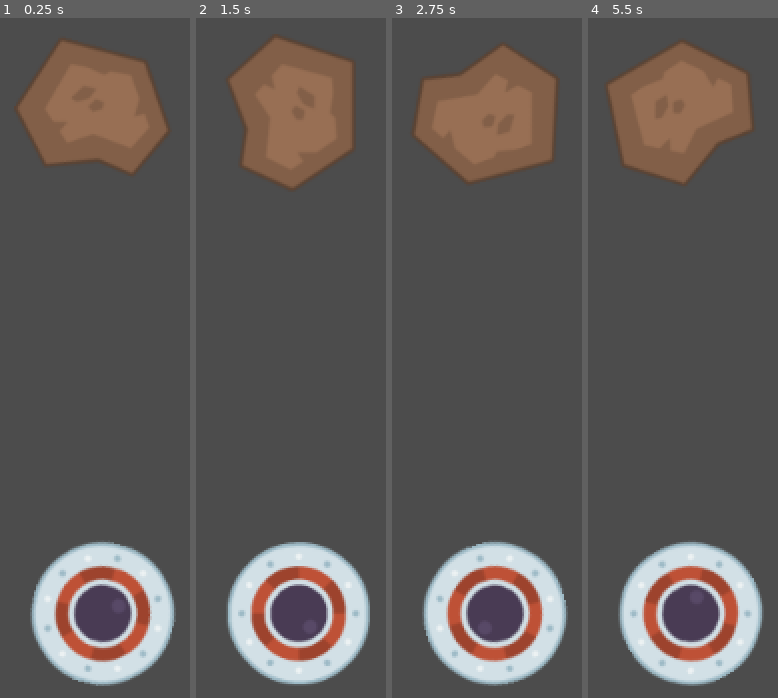
Above: before the commit, frames 1-4 (left to right).
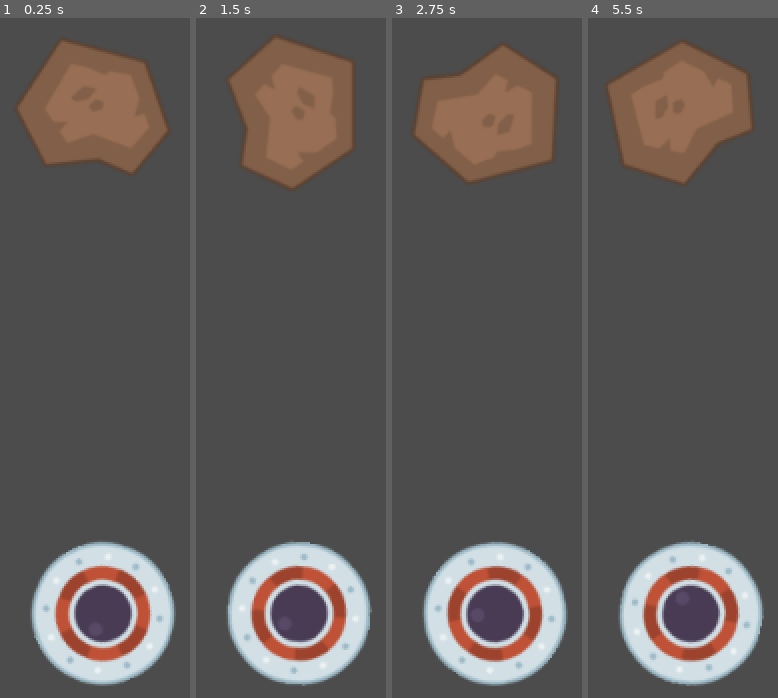
Above: after the commit, the same moments.

Repository: brendankhoury/To-the-moon-and-hack
Game: Godot game, scene res://Src/Main.tscn
Same seed, same stepped clock (60 frames per second), same inputs: the game is played once before the commit and once after it.
Inputs:
- Up to frame 1 (0.25 s): no input
- Up to frame 2 (1.5 s): tap Space (tap) at 0.6, 1.35 s
- Up to frame 3 (2.75 s): tap Space (tap) at 2.1 s
- Up to frame 4 (5.5 s): tap Space (tap) every 0.75 s from 2.85 to 5.1 s

The runs differ from the first frame. In frame 1, 2.5% of the frame differs, in the area x 17-92%, y 77-99%; in frame 2, 0.8%; in frame 3, 2.5%; in frame 4, 2.6%, in the area x 16-93%, y 77-98%.

Commit message:
Rotated player so debugging raycast collisions is easier

Diff:
--- a/Src/Actors/Player.gd
+++ b/Src/Actors/Player.gd
@@ -1,19 +1,30 @@
 extends KinematicBody2D
 
 export var rotation_speed := deg2rad(1)
+export var grapple_speed := 3
+
+var is_grappling := false
+var grapple_length := 560.0
 
 # https://godotengine.org/qa/30772/how-to-create-a-grappling-hook-2d
 # https://docs.godotengine.org/en/stable/tutorials/physics/ray-casting.html
 
-func grapple(rotation: float):
-	var space_state = get_world_2d().direct_space_state
-	var result = space_state.intersect_ray(Vector2(0, 0), Vector2(50, 100))
-	print("Grapple function called, rotation: ", int(rad2deg(rotation))%360);
+func grapple(length: float, angle: float):
+#	var space_state = get_world_2d().direct_space_state
+#	var result = space_state.intersect_ray(Vector2(0, 0), Vector2(50, 100))
+	var raycast = get_node("GrappleDetection")
+
+	raycast.set_cast_to(Vector2(0, length))
+	var collision_point = raycast.get_collision_point ()
+	print(collision_point,raycast.is_colliding())
+#	print("Grapple function called, rotation: ", int(rad2deg(rotation))%360, collision_point);
 
 func _physics_process(delta: float) -> void:
 
 	#Temporary Rotation:
-
 	rotate(rotation_speed)
 	if Input.is_action_just_pressed("tap"):
-		grapple(rotation)
+		is_grappling = !is_grappling
+	if is_grappling:
+		grapple_length += grapple_speed * delta
+		grapple(grapple_length,global_rotation)
--- a/Src/Actors/Player.tscn
+++ b/Src/Actors/Player.tscn
@@ -9,6 +9,7 @@
 [node name="Player" type="KinematicBody2D"]
 collision_mask = 2
 script = ExtResource( 2 )
+rotation_speed = 0.007
 
 [node name="player" type="Sprite" parent="."]
 texture = ExtResource( 1 )
@@ -19,3 +20,4 @@
 [node name="GrappleDetection" type="RayCast2D" parent="."]
 position = Vector2( 0, 45.7691 )
 collision_mask = 2
+collide_with_areas = true
--- a/Src/Main.tscn
+++ b/Src/Main.tscn
@@ -11,3 +11,4 @@
 
 [node name="Player" parent="." instance=ExtResource( 2 )]
 position = Vector2( 187.089, 42.7631 )
+rotation = 2.60229
